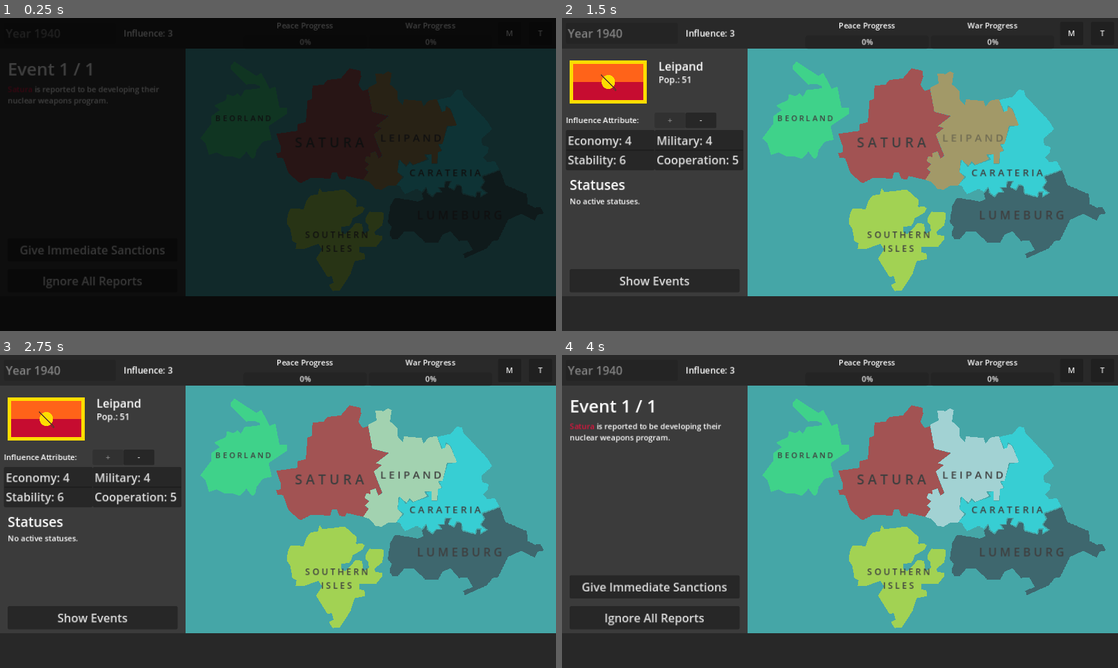
Above: before the commit, frames 1-4 (two rows, left to right).
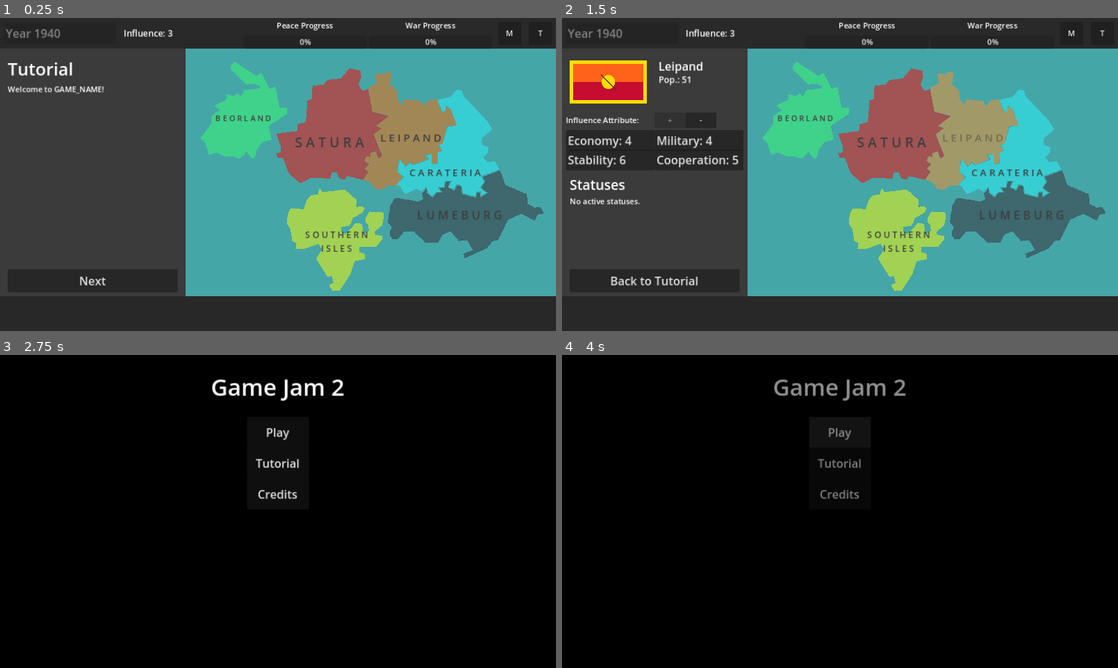
Above: after the commit, the same moments.

Repository: SaturdayMilkshake/game-jam-2
Game: Godot game, scene res://scenes/tutorial/tutorial.tscn
Same seed, same stepped clock (60 frames per second), same inputs: the game is played once before the commit and once after it. This scene is started directly instead of the project's main scene.
Inputs (mouse positions are in pixels of both pictures, inside the frame that each line leads up to):
- Up to frame 1 (0.25 s): no input
- Up to frame 2 (1.5 s): click "T" at 0.5 s; click (934, 171) at 1.27 s
- Up to frame 3 (2.75 s): click (278, 464) at 2 s, where only the run after the commit has a clickable "Tutorial"
- Up to frame 4 (4 s): click (656, 617) at 2.75 s, where only the run before the commit has a clickable "Show Events"; click (840, 433) at 3.5 s, where only the run after the commit has a clickable "Play"

The runs differ from the first frame. In frame 1, 99% of the frame differs, in the area x 0-100%, y 0-100%; in frame 2, 0.3%; in frame 3, 100%; in frame 4, 100%.

Commit message:
add tutorial text

Diff:
--- a/scenes/game_manager/game_manager.gd
+++ b/scenes/game_manager/game_manager.gd
@@ -19,6 +19,8 @@
 var war_progress_active: bool = false
 var war_progress: int = 0
 
+@export var in_tutorial: bool = false
+
 func _ready() -> void:
 	SignalHandler.connect("new_turn", Callable(self, "new_turn"))
 	SignalHandler.connect("influence_used", Callable(self, "influence_used"))
@@ -30,7 +32,8 @@
 	SignalHandler.connect("excess_military", Callable(self, "excess_military"))
 	SignalHandler.connect("no_cooperation", Callable(self, "no_cooperation"))
 	SignalHandler.connect("excess_cooperation", Callable(self, "excess_cooperation"))
-	call_deferred("start_game")
+	if !in_tutorial:
+		call_deferred("start_game")
 
 func start_game() -> void:
 	SignalHandler.emit_signal("game_started")
--- a/scenes/title_screen/title_screen.gd
+++ b/scenes/title_screen/title_screen.gd
@@ -4,7 +4,7 @@
 	SignalHandler.emit_signal("transition_requested", true, "res://scenes/world/world.tscn")
 
 func _on_tutorial_pressed() -> void:
-	pass # Replace with function body.
+	SignalHandler.emit_signal("transition_requested", true, "res://scenes/tutorial/tutorial.tscn")
 
 func _on_credits_pressed() -> void:
 	SignalHandler.emit_signal("transition_requested", true, "res://scenes/credits/credits.tscn")
--- /dev/null
+++ b/scenes/tutorial/tutorial.gd
@@ -0,0 +1,10 @@
+extends Node2D
+
+func _ready() -> void:
+	$LeftPanel/EventInfo.visible = false
+	$LeftPanel/CountryInfo.visible = false
+	$LeftPanel/NoticeInfo.visible = true
+	$LeftPanel/NoticeInfo
+
+func _on_back_to_title_pressed() -> void:
+	SignalHandler.emit_signal("transition_requested", true, "res://scenes/title_screen/title_screen.tscn")
--- a/scenes/tutorial/tutorial.tscn
+++ b/scenes/tutorial/tutorial.tscn
@@ -1,6 +1,6 @@
 [gd_scene load_steps=23 format=3 uid="uid://bnpyv8bg55guf"]
 
-[ext_resource type="Script" path="res://scenes/world/world.gd" id="1_dki24"]
+[ext_resource type="Script" path="res://scenes/tutorial/tutorial.gd" id="1_a46yl"]
 [ext_resource type="PackedScene" uid="uid://da367dath0qla" path="res://scenes/game_manager/game_manager.tscn" id="2_v7uix"]
 [ext_resource type="PackedScene" uid="uid://bs357xfrieidy" path="res://scenes/world/ui/country_info/country_info.tscn" id="3_ea1kg"]
 [ext_resource type="PackedScene" uid="uid://wa8c6q8bsggs" path="res://scenes/world/ui/event_info/event_info.tscn" id="4_v4l2u"]
@@ -50,9 +50,10 @@
 shader_parameter/pulsing_active = false
 
 [node name="Tutorial" type="Node2D"]
-script = ExtResource("1_dki24")
+script = ExtResource("1_a46yl")
 
 [node name="GameManager" parent="." instance=ExtResource("2_v7uix")]
+in_tutorial = true
 
 [node name="Navbar" type="ColorRect" parent="."]
 offset_right = 1152.0
@@ -73,6 +74,7 @@
 
 [node name="CountryInfo" parent="LeftPanel" instance=ExtResource("3_ea1kg")]
 visible = false
+in_tutorial = true
 
 [node name="EventInfo" parent="LeftPanel" instance=ExtResource("4_v4l2u")]
 
@@ -111,7 +113,7 @@
 offset_top = 10.0
 offset_right = 240.0
 offset_bottom = 52.0
-text = "Press to Begin"
+disabled = true
 
 [node name="TextureRect" type="TextureRect" parent="."]
 visible = false
@@ -293,6 +295,7 @@
 offset_bottom = 128.0
 
 [node name="Transition" parent="." instance=ExtResource("14_5625m")]
+visible = false
 
 [connection signal="pressed" from="BackToTitle" to="." method="_on_back_to_title_pressed"]
 
--- a/scenes/world/ui/country_info/country_info.gd
+++ b/scenes/world/ui/country_info/country_info.gd
@@ -2,6 +2,8 @@
 
 var add_attribute_mode: bool = true
 var game_active: bool = true
+
+@export var in_tutorial: bool = false
 
 func _ready() -> void:
 	SignalHandler.connect("country_selected", Callable(self, "country_selected"))
@@ -13,6 +15,8 @@
 
 func country_selected(country: String, flag: String, population: int, economy: int, stability: int, military: int, cooperation: int, statuses: String) -> void:
 	if game_active:
+		if in_tutorial:
+			$OpenEvents.text = "Back to Tutorial"
 		self.visible = true
 		$CountryName.text = country
 		$Flag.texture = load(flag)
@@ -95,8 +99,12 @@
 		$StatusesList.text = status
 
 func _on_open_events_pressed() -> void:
-	SignalHandler.emit_signal("set_event_info_visibility", true)
-	self.visible = false
+	if in_tutorial:
+		SignalHandler.emit_signal("display_notice_info")
+		self.visible = false
+	else:
+		SignalHandler.emit_signal("set_event_info_visibility", true)
+		self.visible = false
 
 func new_turn() -> void:
 	self.visible = false
--- a/scenes/world/ui/notice_info/notice_info.gd
+++ b/scenes/world/ui/notice_info/notice_info.gd
@@ -1,8 +1,50 @@
 extends Control
+
+var tutorial_text: Array = [
+	"Welcome to GAME_NAME!",
+	"This tutorial will walk you through the basics of playing GAME_NAME.",
+	"As the newly-appointed Peace Supervisor, your task is to bring peace to the continent.",
+	"You must fill the Peace Progress bar to 100% in order to win.",
+	"Otherwise, if the War Progress bar reaches 100%, the continent will plunge into war and you will lose.",
+	"In order to fill the Peace Progress bar, you must manipulate each country's attributes.", #5
+	"Click on a country to learn more about it!",
+	""
+]
+
+var current_tutorial_position: int = 0
 
 func _ready() -> void:
 	SignalHandler.connect("new_notice", Callable(self, "new_notice"))
+	SignalHandler.connect("country_selected", Callable(self, "country_selected"))
+	SignalHandler.connect("display_notice_info", Callable(self, "display_notice_info"))
 	self.visible = false
+	next_text()
 
 func new_notice() -> void:
 	self.visible = true
+
+func _on_next_event_pressed() -> void:
+	match current_tutorial_position:
+		7:
+			pass
+		_:
+			next_text()
+
+func next_text() -> void:
+	self.visible = true
+	if current_tutorial_position < tutorial_text.size():
+		$Description.text = tutorial_text[current_tutorial_position]
+		current_tutorial_position += 1
+		match current_tutorial_position:
+			7:
+				$NextEvent.visible = false
+
+func country_selected(_country: String, _flag: String, _population: int, _economy: int, _stability: int, _military: int, _cooperation: int, _statuses: String) -> void:
+	self.visible = false
+
+func display_notice_info() -> void:
+	self.visible = true
+	match current_tutorial_position:
+		7:
+			current_tutorial_position += 1
+			next_text()
--- a/scenes/world/ui/notice_info/notice_info.tscn
+++ b/scenes/world/ui/notice_info/notice_info.tscn
@@ -22,7 +22,7 @@
 offset_right = 256.0
 offset_bottom = 66.0
 theme_override_font_sizes/font_size = 36
-text = "Notice"
+text = "Tutorial"
 vertical_alignment = 1
 
 [node name="Description" type="RichTextLabel" parent="."]
@@ -32,7 +32,6 @@
 offset_right = 368.0
 offset_bottom = 376.0
 bbcode_enabled = true
-text = "Test notice for testing purposes."
 
 [node name="NextEvent" type="Button" parent="."]
 layout_mode = 0
@@ -43,4 +42,6 @@
 focus_mode = 1
 theme_override_font_sizes/font_size = 24
 theme_override_styles/focus = SubResource("StyleBoxEmpty_1ivfs")
-text = "Next Event"
+text = "Next"
+
+[connection signal="pressed" from="NextEvent" to="." method="_on_next_event_pressed"]
--- a/scenes/world/ui/turn_button/turn_button.tscn
+++ b/scenes/world/ui/turn_button/turn_button.tscn
@@ -21,7 +21,8 @@
 theme_override_styles/hover_pressed = SubResource("StyleBoxEmpty_hlqfq")
 theme_override_styles/hover = SubResource("StyleBoxEmpty_h4po6")
 theme_override_styles/pressed = SubResource("StyleBoxEmpty_xl1gf")
-text = "Turn 1"
+text = "Year 1940
+"
 alignment = 0
 script = ExtResource("1_ed0ck")
 metadata/_edit_use_anchors_ = true
--- a/scripts/signal_handler.gd
+++ b/scripts/signal_handler.gd
@@ -61,3 +61,6 @@
 
 #events
 signal request_specific_event(event_id: int)
+
+#tutorial
+signal display_notice_info
